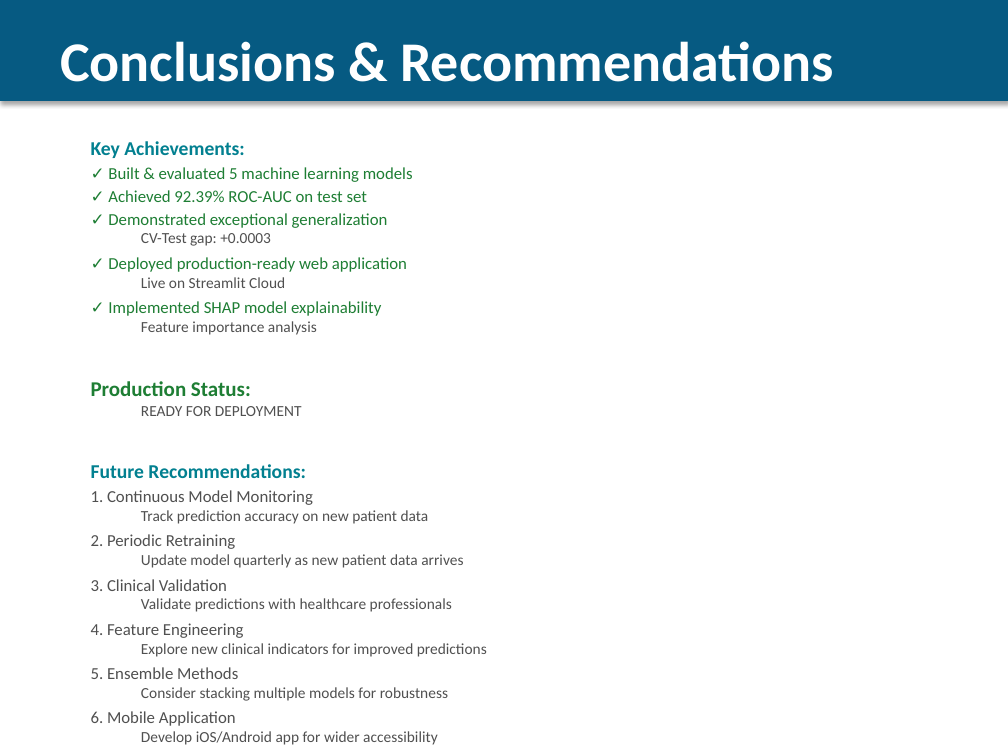
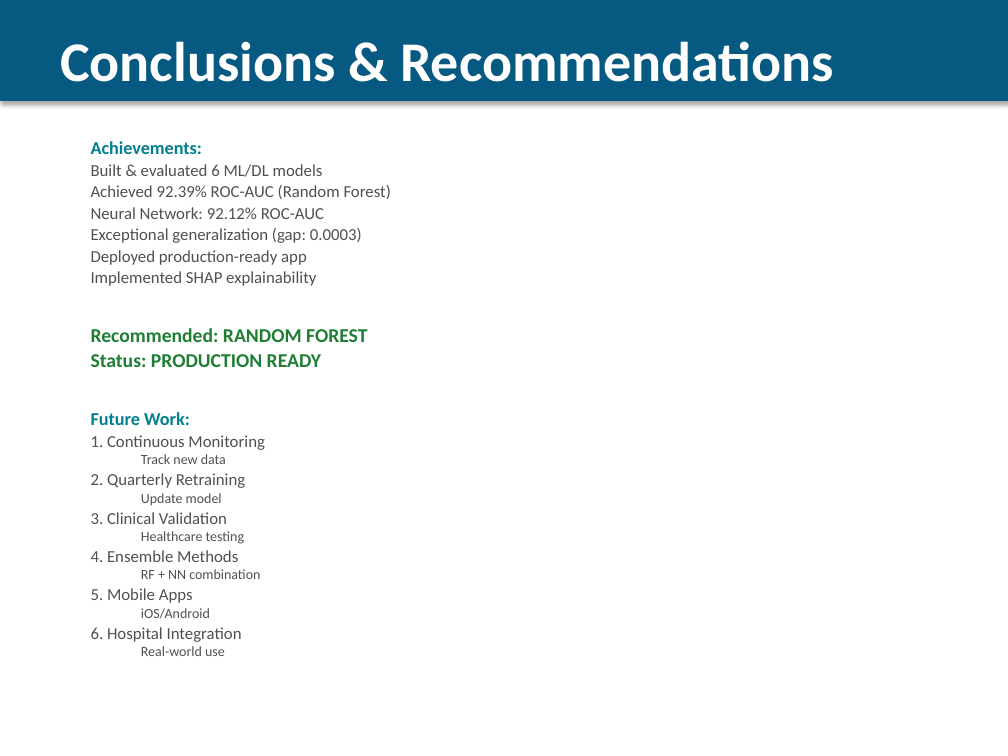
Before and after one commit to Mahdi-20/Heart-Failure-Prediction-Dataset, a slide deck: slide 14 of Heart_Failure_Presentation.pptx (slide 13 before the commit). Drawn at 1008x756 pixels with LibreOffice and Linux fonts; fonts in the diff are those of the drawing. Boxes give left, top, right and bottom in pixels: in the first picture for what was removed or moved away, otherwise in the second. Text is boxed around its words. In the diff, an @@ line names an element or a change of style, - is before the commit and + after.

Commit message:
Update Heart_Failure_Presentation.pptx with Deep Learning integration
Complete presentation refresh with:
- 14 comprehensive slides (expanded from 13)
- Deep Learning (TensorFlow/Keras Neural Network) fully integrated
- All 6 models performance comparison with detailed metrics
- Neural network architecture details slide
- Model selection infographic showing Random Forest as recommended
- Clear justification: highest recall (87.53%) for healthcare deployment
- Professional visualizations and color-coded recommendations
- Ready for course presentation

Key metrics included:
- Random Forest: ROC-AUC 0.9239, Recall 87.53%
- Neural Network: ROC-AUC 0.9212, Recall 84.31%
- Clear recommendation: Random Forest for production due to healthcare priority (higher recall)

```diff
--- a/Heart_Failure_Presentation.pptx
+++ b/Heart_Failure_Presentation.pptx
@@ text at (x1=91, y1=141, x2=391, y2=506): text changed @@
-Key Achievements:
-✓ Built & evaluated 5 machine learning models
-✓ Achieved 92.39% ROC-AUC on test set
-✓ Demonstrated exceptional generalization
-  CV-Test gap: +0.0003
-✓ Deployed production-ready web application
-  Live on Streamlit Cloud
-✓ Implemented SHAP model explainability
-  Feature importance analysis
-Production Status:
-  READY FOR DEPLOYMENT
-Future Recommendations:
-1. Continuous Model Monitoring
-  Track prediction accuracy on new patient data
-2. Periodic Retraining
-  Update model quarterly as new patient data arrives
+Achievements:
+Built & evaluated 6 ML/DL models
+Achieved 92.39% ROC-AUC (Random Forest)
+Neural Network: 92.12% ROC-AUC
+Exceptional generalization (gap: 0.0003)
+Deployed production-ready app
+Implemented SHAP explainability
+Recommended: RANDOM FOREST
+Status: PRODUCTION READY
+Future Work:
+1. Continuous Monitoring
+  Track new data
+2. Quarterly Retraining
+  Update model
@@ text at (x1=91, y1=531, x2=260, y2=656): text changed; size 11 to 10 pt @@
-  Validate predictions with healthcare professionals
-4. Feature Engineering
-  Explore new clinical indicators for improved predictions
-5. Ensemble Methods
-  Consider stacking multiple models for robustness
-6. Mobile Application
-  Develop iOS/Android app for wider accessibility
+  Healthcare testing
+4. Ensemble Methods
+  RF + NN combination
+5. Mobile Apps
+  iOS/Android
+6. Hospital Integration
+  Real-world use
@@ text at (x1=91, y1=512, x2=227, y2=524): less space between paragraphs @@
```
Also in this commit, not shown: 9 other slides changed, 3 slides added, 2 slides removed, 1 other file.
